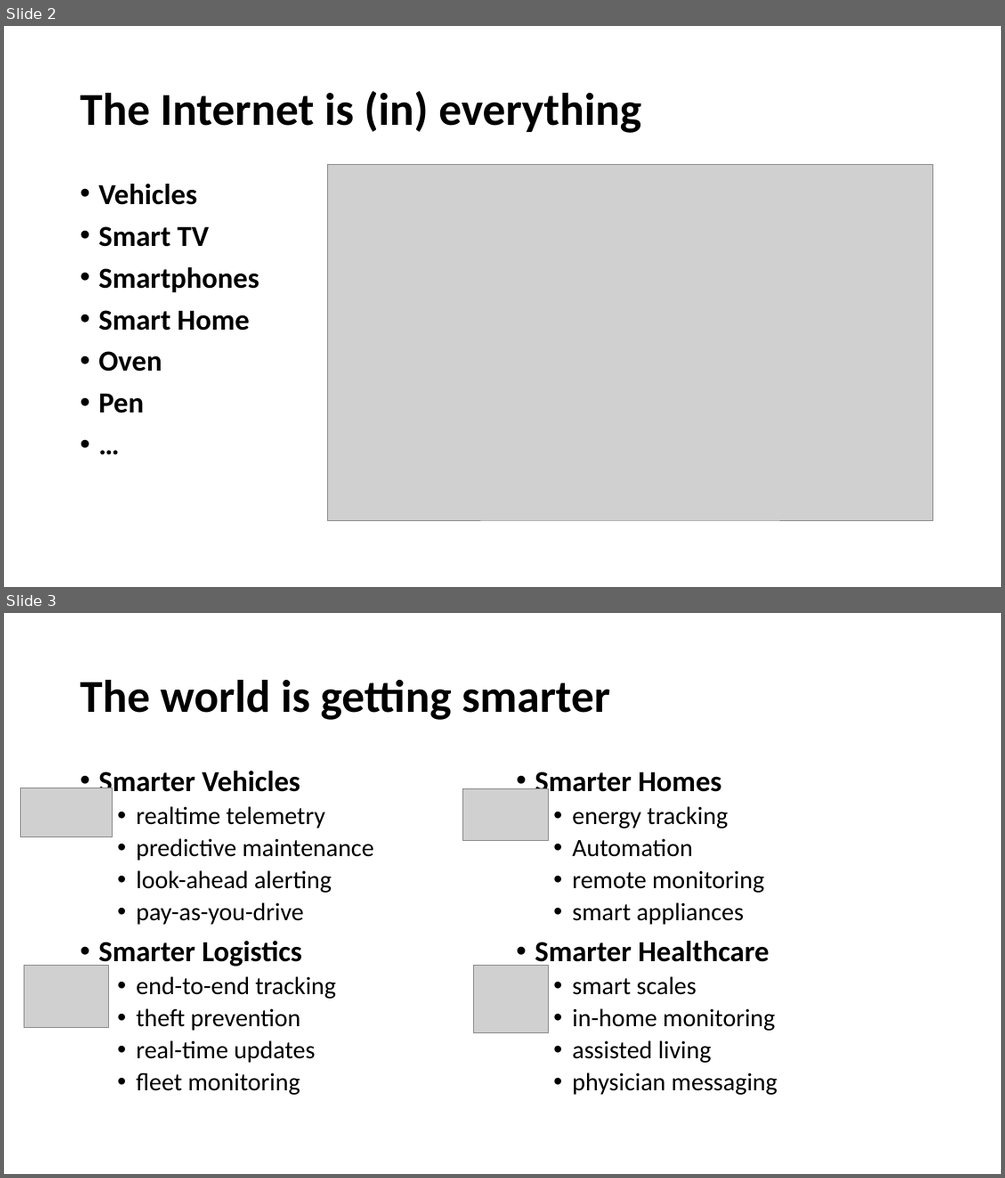
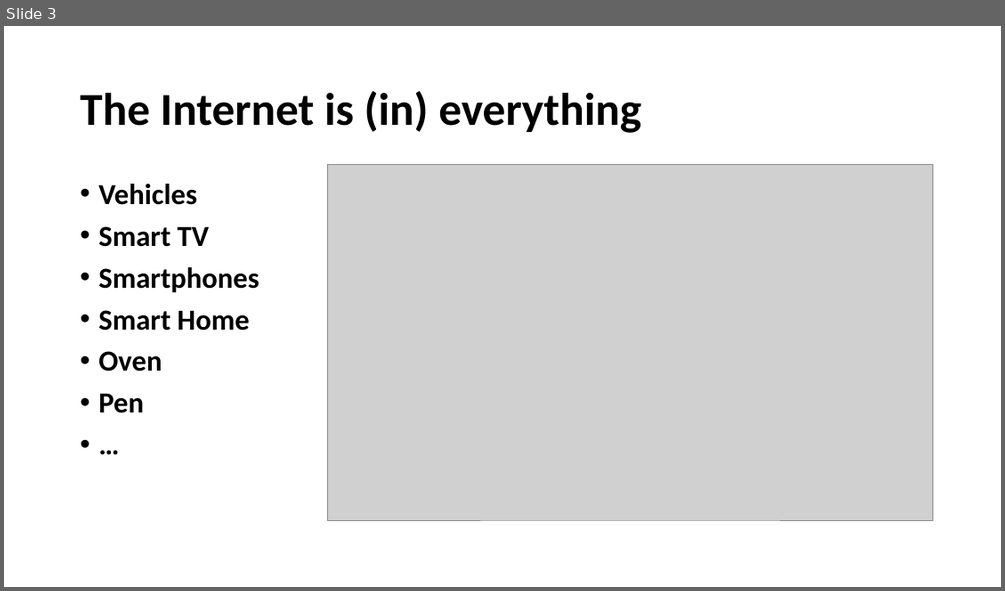
Before and after one commit to lephamtuyen/healthmonitoring, a slide deck: IBM_IoT.pptx. Shown one above the other, each under a label of ours: slides 2 and 3 before the commit, slide 3 after it. The pictures are 1005x1178 and 1005x591 pixels, drawn with LibreOffice and Linux fonts; fonts in the diff are those of the drawing; grey boxes stand for pictures. Boxes give left, top, right and bottom in pixels: in the first picture for what was removed or moved away, otherwise in the second. Text is boxed around its words. In the diff, an @@ line names an element or a change of style, - is before the commit and + after.

```diff
--- a/IBM_IoT.pptx
+++ b/IBM_IoT.pptx
@@ slide 3 removed at [4,613,1001,1174], background #FFFFFF @@
@@ title removed at [80,680,610,720] @@
-The world is getting smarter
@@ text removed at [98,771,374,1094] @@
-• Smarter Vehicles
-  • realtime telemetry
-  • predictive maintenance
-  • look-ahead alerting
-  • pay-as-you-drive
-• Smarter Logistics
-  • end-to-end tracking
-  • theft prevention
-  • real-time updates
-  • fleet monitoring
@@ text removed at [534,771,777,1094] @@
-• Smarter Homes
-  • energy tracking
-  • Automation
-  • remote monitoring
-  • smart appliances
-• Smarter Healthcare
-  • smart scales
-  • in-home monitoring
-  • assisted living
-  • physician messaging
@@ picture removed at [20,788,112,836] @@
@@ picture removed at [463,788,549,840] @@
@@ picture removed at [24,965,108,1027] @@
@@ picture removed at [474,965,549,1032] @@
@@ what was slide 2 is now slide 3 @@
```
Also in this commit, not shown: 7 slides changed, 10 slides added, 4 other slides removed.
